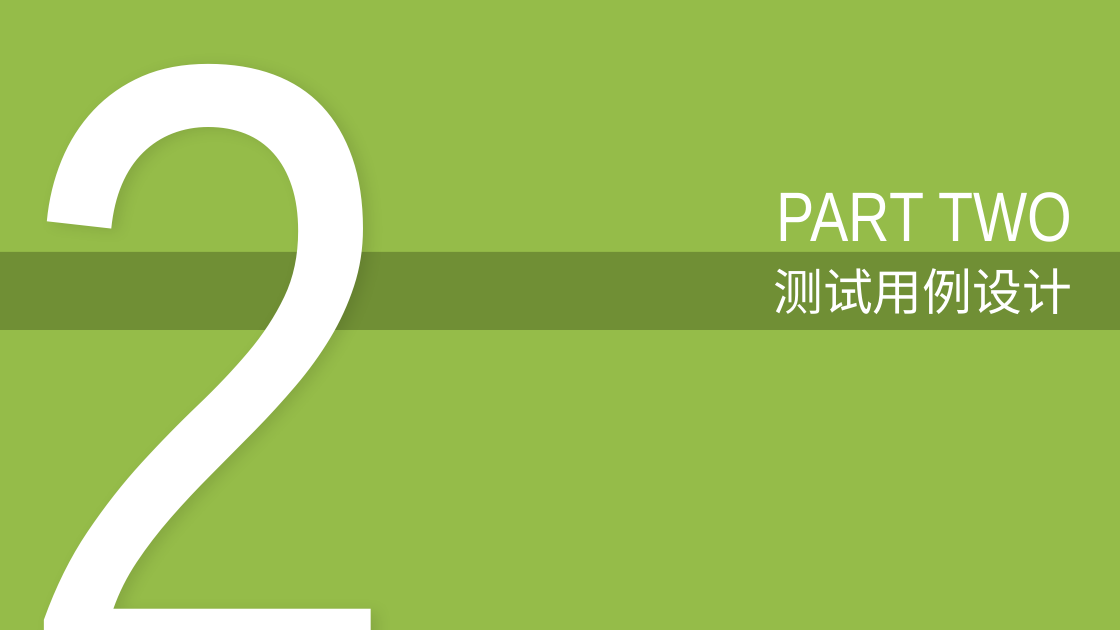
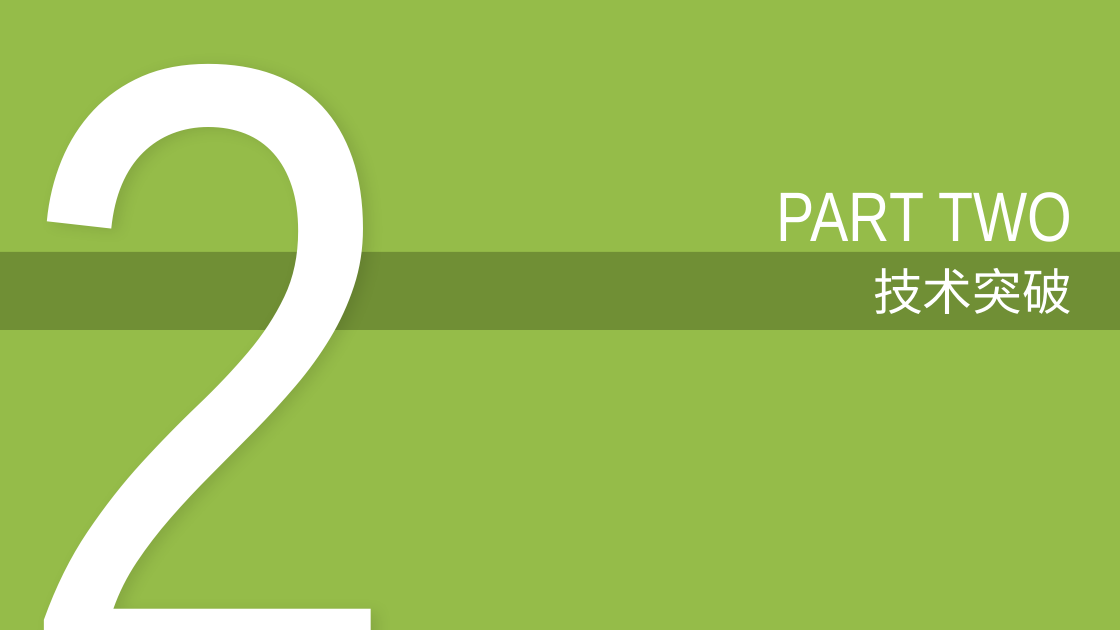
Before and after one commit to sebuaa2019/Team103, a slide deck: slide 9 of 答辩PPT/SE0611答辩TEAM103.pptx. Drawn at 1120x630 pixels with LibreOffice and Linux fonts; fonts in the diff are those of the drawing. Boxes give left, top, right and bottom in pixels: in the first picture for what was removed or moved away, otherwise in the second. Text is boxed around its words. In the diff, an @@ line names an element or a change of style, - is before the commit and + after.

```diff
--- a/答辩PPT/SE0611答辩TEAM103.pptx
+++ b/答辩PPT/SE0611答辩TEAM103.pptx
@@ text at (873, 268, 1072, 314): text changed @@
-测试用例设计
+技术突破
```
Also in this commit, not shown: 7 other slides changed, 1 slide added, 16 other files.
